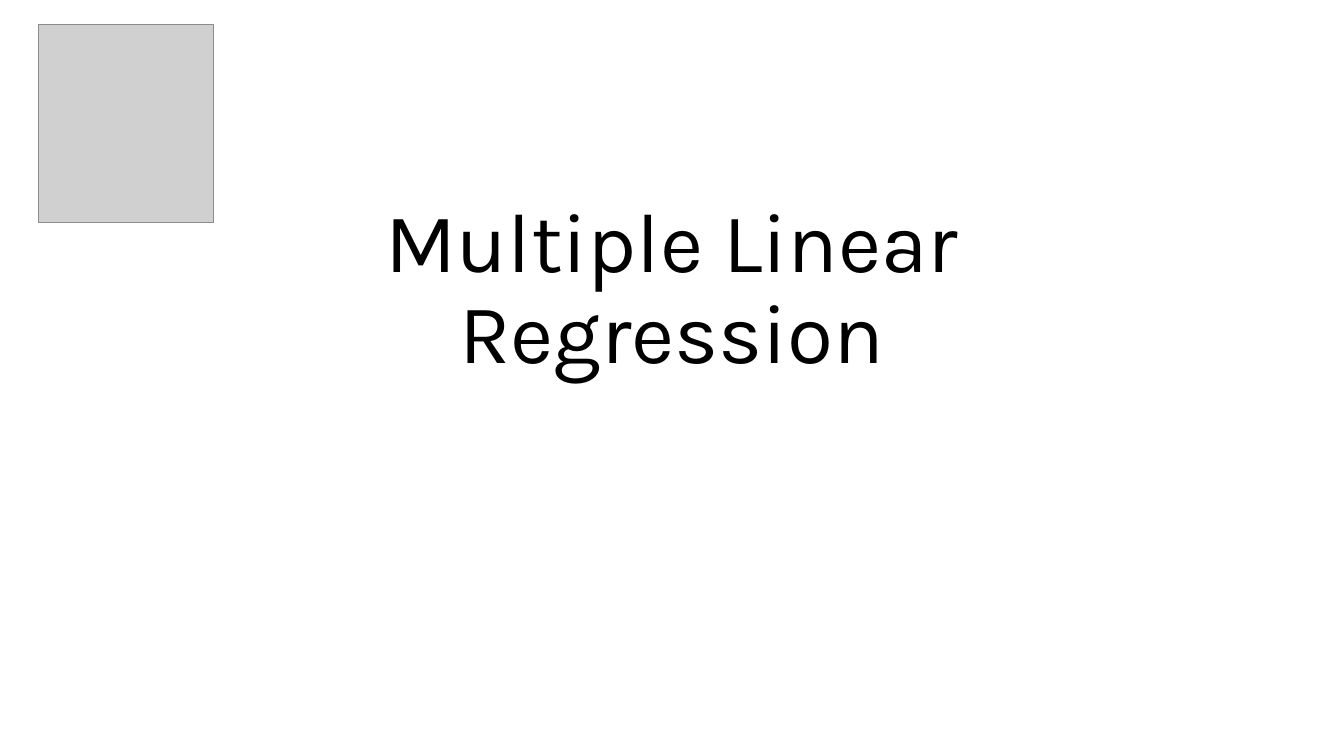
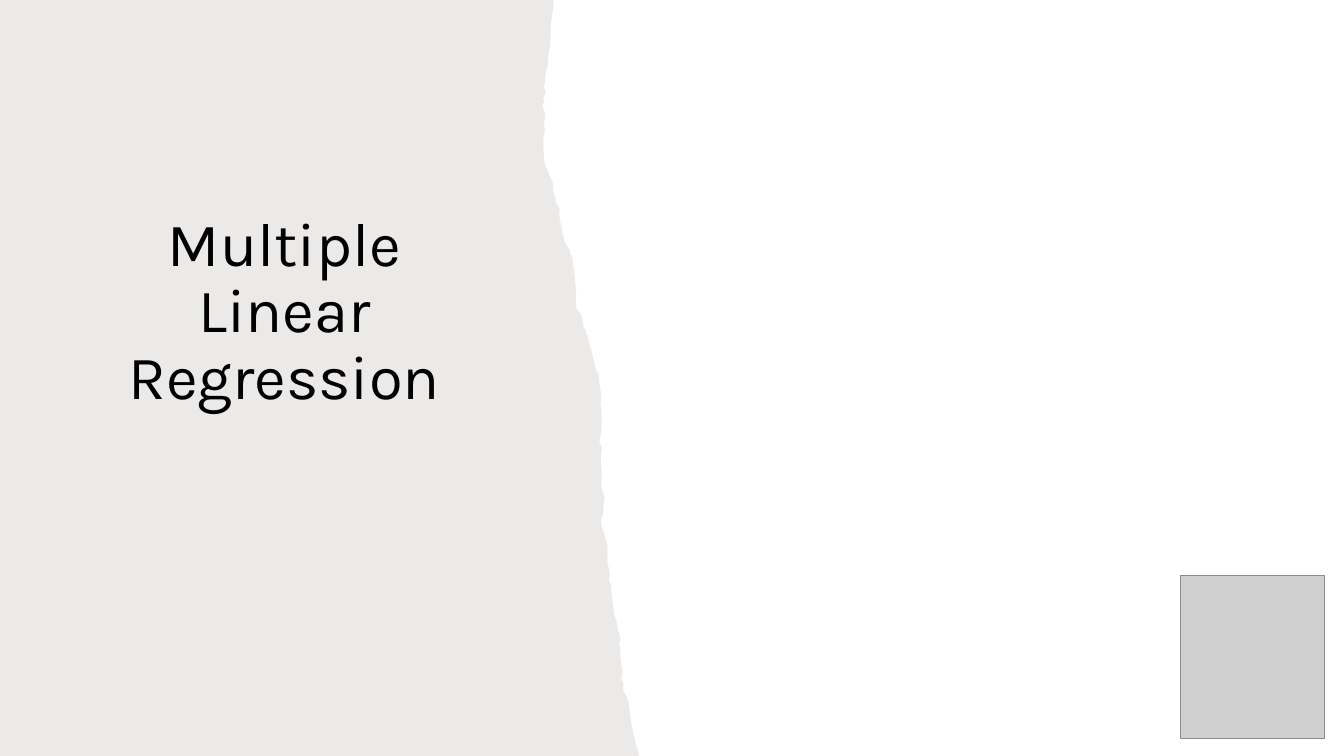
Before and after one commit to AhmedShafique313/supervised-ml-course, a slide deck: slide 1 of MLR/Intro to MLR.pptx. Drawn at 1344x756 pixels with LibreOffice and Linux fonts; fonts in the diff are those of the drawing; grey boxes stand for pictures. Boxes give left, top, right and bottom in pixels: in the first picture for what was removed or moved away, otherwise in the second. Text is boxed around its words. In the diff, an @@ line names an element or a change of style, - is before the commit and + after.

```diff
--- a/MLR/Intro to MLR.pptx
+++ b/MLR/Intro to MLR.pptx
@@ freeform shape added at [0,0,640,756], fill #82766A at 15% opacity @@
@@ title "Multiple Linear Regression": place and size @@
-title "Multiple Linear Regression" at [386,214,958,383]
+title "Multiple Linear Regression" at [128,223,440,414]
@@ title "Multiple Linear Regression" at [128,223,440,414]: size 60 to 44 pt @@
@@ picture: place and size @@
-picture at [38,24,214,223]
+picture at [1181,575,1325,738]
```
Also in this commit, not shown: 2 other slides changed, 1 other file.
